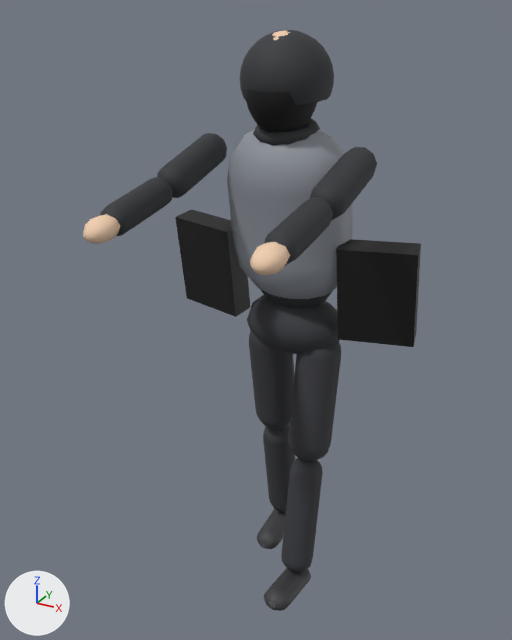
Two versions of the glTF model city-hold/public/models/placeholder/char_looter_08_padded_vest_bags.glb, one commit apart.
Rendered twice from a 50 mm camera at (0.9, -1.896, 1.821) aimed at (-0.044, -0.18, 0.963). Lighting does not change. The marker at lower left points along +X, +Y and +Z. The first picture is the older version. Both versions are drawn at frame 20 of the action 'held'; the numbers are the values there.
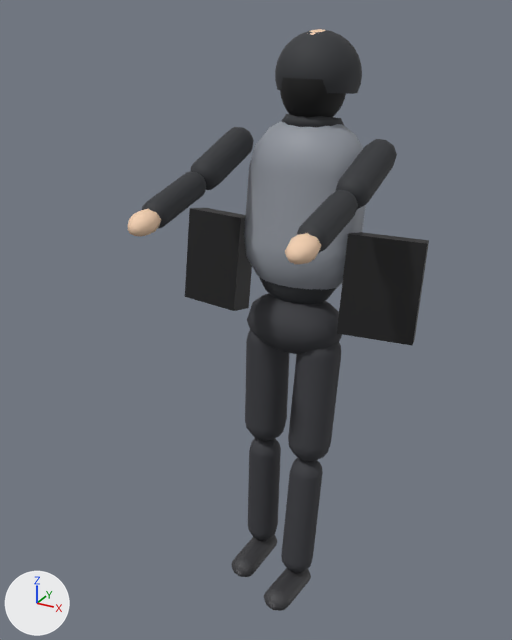
Not drawn themselves, but carrying or shaping drawn objects: ob_legl, ob_torso, ob_head, ob_arml, ob_armr.

Edits to the scene script, one JSON object a line:
```json
{"op": "set", "path": "ob_legl.rotation_euler", "old": "(0.165, 0.0, 0.0)", "new": "(-0.0454, 0.0, 0.0)", "note": "degrees (9.5, 0, 0) -> degrees (-2.6, 0, 0)"}
{"op": "set", "path": "ob_torso.rotation_euler", "old": "(0.15, 0.0, 0.0)", "new": "(-0.167, 0.0, 0.0)", "note": "degrees (8.6, 0, 0) -> degrees (-9.6, 0, 0)"}
{"op": "set", "path": "ob_head.rotation_euler", "old": "(-0.075, 0.0, 0.0)", "new": "(0.0837, 0.0, 0.0)", "note": "degrees (-4.3, 0, 0) -> degrees (4.8, 0, 0)"}
{"op": "set", "path": "ob_arml.rotation_euler", "old": "(-1.45, 0.0, 0.0)", "new": "(-1.087, 0.0, 0.0)", "note": "degrees (-83, 0, 0) -> degrees (-62, 0, 0)"}
{"op": "set", "path": "ob_armr.rotation_euler", "old": "(-1.45, 0.0, 0.0)", "new": "(-1.087, 0.0, 0.0)", "note": "degrees (-83, 0, 0) -> degrees (-62, 0, 0)"}
```

Boxes (x1, y1, x2, y2) around the edits, measured in the pictures (512 x 640 px):
```json
{"object": "Mesh_5", "change": "turned", "before": [227, 124, 353, 299], "after": [244, 121, 365, 290]}
{"object": "Mesh_15.001", "change": "turned", "before": [336, 239, 421, 347], "after": [337, 232, 429, 346]}
{"object": "Mesh_10", "change": "turned", "before": [240, 30, 334, 105], "after": [275, 30, 362, 94]}
{"object": "Mesh_15", "change": "turned", "before": [175, 209, 250, 317], "after": [185, 208, 252, 311]}
{"object": "Mesh_1", "change": "turned", "before": [249, 331, 294, 429], "after": [245, 330, 290, 441]}
{"object": "Mesh_2", "change": "turned", "before": [263, 425, 295, 512], "after": [248, 438, 281, 540]}
{"object": "Mesh_12", "change": "turned", "before": [157, 133, 227, 198], "after": [190, 127, 254, 190]}
{"object": "Mesh_12.001", "change": "turned", "before": [310, 147, 377, 220], "after": [335, 139, 397, 209]}
{"object": "Mesh_11", "change": "turned", "before": [247, 89, 317, 133], "after": [280, 78, 346, 117]}
{"object": "Mesh_13.001", "change": "turned", "before": [264, 198, 333, 265], "after": [297, 190, 358, 253]}
{"object": "Mesh_13", "change": "turned", "before": [100, 177, 173, 236], "after": [142, 172, 206, 228]}
{"object": "Mesh_14.001", "change": "turned", "before": [250, 242, 290, 275], "after": [285, 233, 321, 264]}
{"object": "Mesh_3", "change": "turned", "before": [257, 509, 286, 549], "after": [231, 534, 277, 577]}
{"object": "Mesh_14", "change": "turned", "before": [83, 214, 120, 244], "after": [128, 209, 161, 236]}
{"object": "Mesh_8", "change": "turned", "before": [253, 118, 320, 146], "after": [282, 114, 344, 127]}
{"object": "Mesh_4", "change": "turned", "before": [261, 290, 333, 308], "after": [259, 277, 336, 304]}
{"object": "Mesh_9", "change": "turned", "before": [272, 30, 290, 40], "after": [307, 29, 326, 35], "on screen": "mostly hidden"}
```
